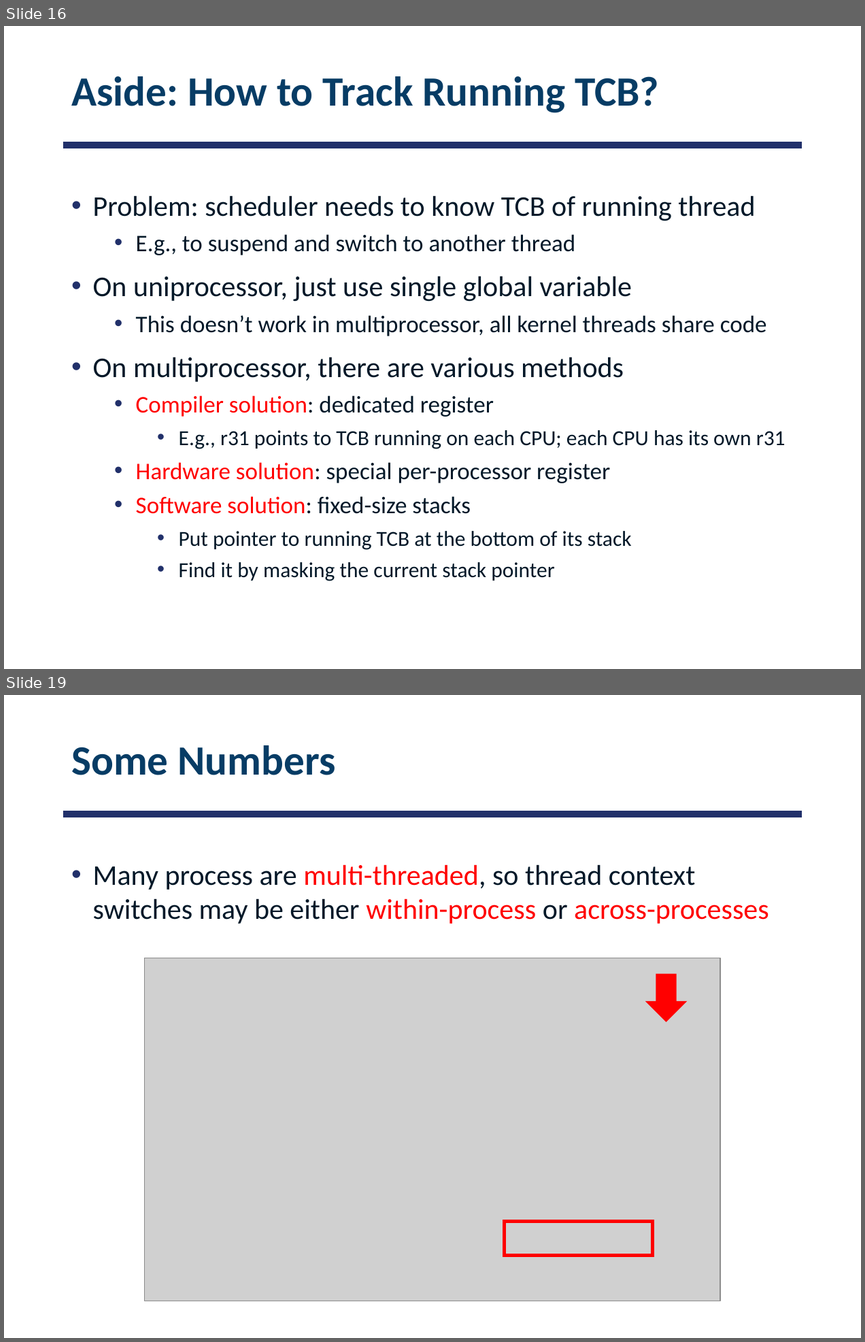
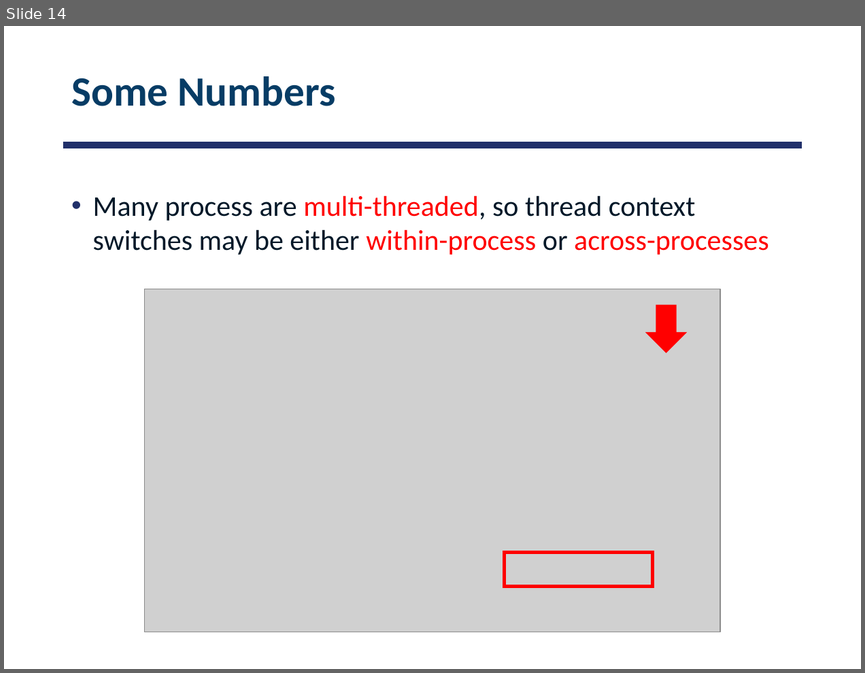
Before and after one commit to smajidzahedi/ECE350, a slide deck: Lectures/03-multithreaded.pptx. Shown one above the other, each under a label of ours: slides 16 and 19 before the commit, slide 14 after it; the slides between them are not shown. The pictures are 865x1342 and 865x673 pixels, drawn with LibreOffice and Linux fonts; fonts in the diff are those of the drawing; grey boxes stand for pictures. Boxes give left, top, right and bottom in pixels: in the first picture for what was removed or moved away, otherwise in the second. Text is boxed around its words. In the diff, an @@ line names an element or a change of style, - is before the commit and + after.

```diff
--- a/Lectures/03-multithreaded.pptx
+++ b/Lectures/03-multithreaded.pptx
@@ slide 16 removed at (x1=4, y1=26, x2=861, y2=669), background #FFFFFF; not listed: 1 template element that a slide beside it also shows @@
@@ title removed at (x1=71, y1=76, x2=659, y2=113) @@
-Aside: How to Track Running TCB?
@@ text removed at (x1=93, y1=195, x2=785, y2=581) @@
-• Problem: scheduler needs to know TCB of running thread
-  • E.g., to suspend and switch to another thread
-• On uniprocessor, just use single global variable
-  • This doesn’t work in multiprocessor, all kernel threads share code
-• On multiprocessor, there are various methods
-  • Compiler solution: dedicated register
-    • E.g., r31 points to TCB running on each CPU; each CPU has its own r31
-  • Hardware solution: special per-processor register
-  • Software solution: fixed-size stacks
-    • Put pointer to running TCB at the bottom of its stack
-    • Find it by masking the current stack pointer
@@ what was slide 19 is now slide 14 @@
```
Also in this commit, not shown: 11 slides changed, 5 slides added, 7 other slides removed, 1 other file.
